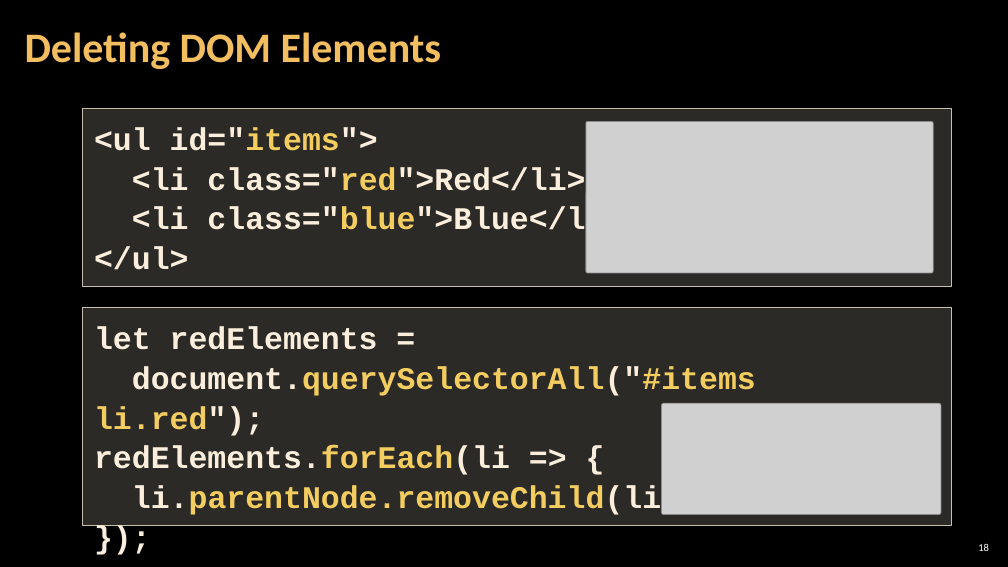
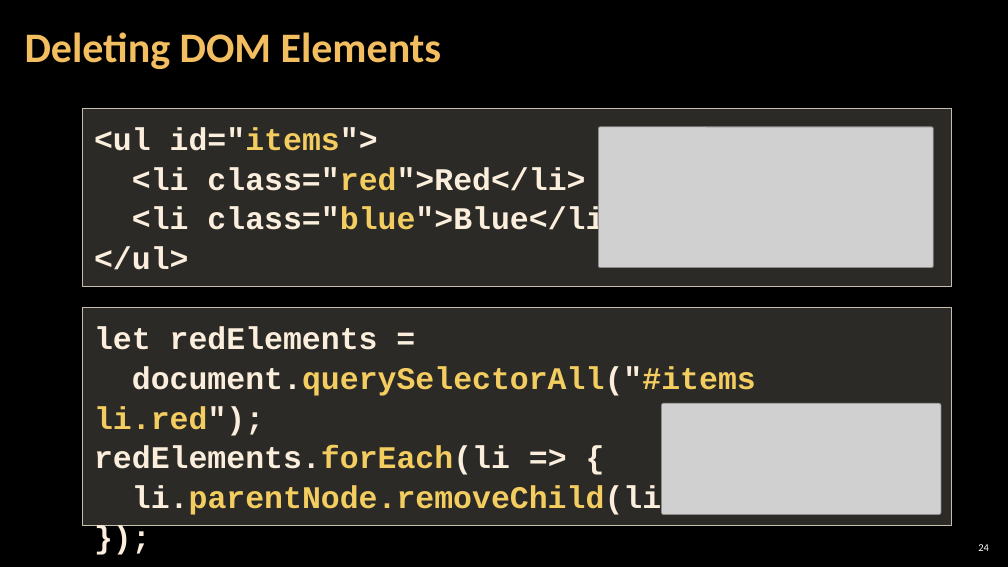
Before and after one commit to antoniaat/Front-End-Development, a slide deck: slide 24 of JavaScript_For_FrontEnd/02. JavaScript-for-Front-End-Introduction-to-DOM-and-Events/02. JavaScript-for-Front-End-Introduction-to-DOM-and-Events.pptx (slide 18 before the commit). Drawn at 1008x567 pixels with LibreOffice and Linux fonts; fonts in the diff are those of the drawing; grey boxes stand for pictures; background and template pictures are left out. Boxes give left, top, right and bottom in pixels: in the first picture for what was removed or moved away, otherwise in the second. Text is boxed around its words. In the diff, an @@ line names an element or a change of style, - is before the commit and + after.

```diff
--- a/JavaScript_For_FrontEnd/02. JavaScript-for-Front-End-Introduction-to-DOM-and-Events/02. JavaScript-for-Front-End-Introduction-to-DOM-and-Events.pptx
+++ b/JavaScript_For_FrontEnd/02. JavaScript-for-Front-End-Introduction-to-DOM-and-Events/02. JavaScript-for-Front-End-Introduction-to-DOM-and-Events.pptx
@@ picture: place and size @@
-picture at (586, 122, 933, 273)
+picture at (598, 127, 933, 268)
@@ page number at (978, 544, 989, 551): text changed @@
-18
+24
```
Also in this commit, not shown: 5 other slides changed, 6 slides added, 2 slides removed.
